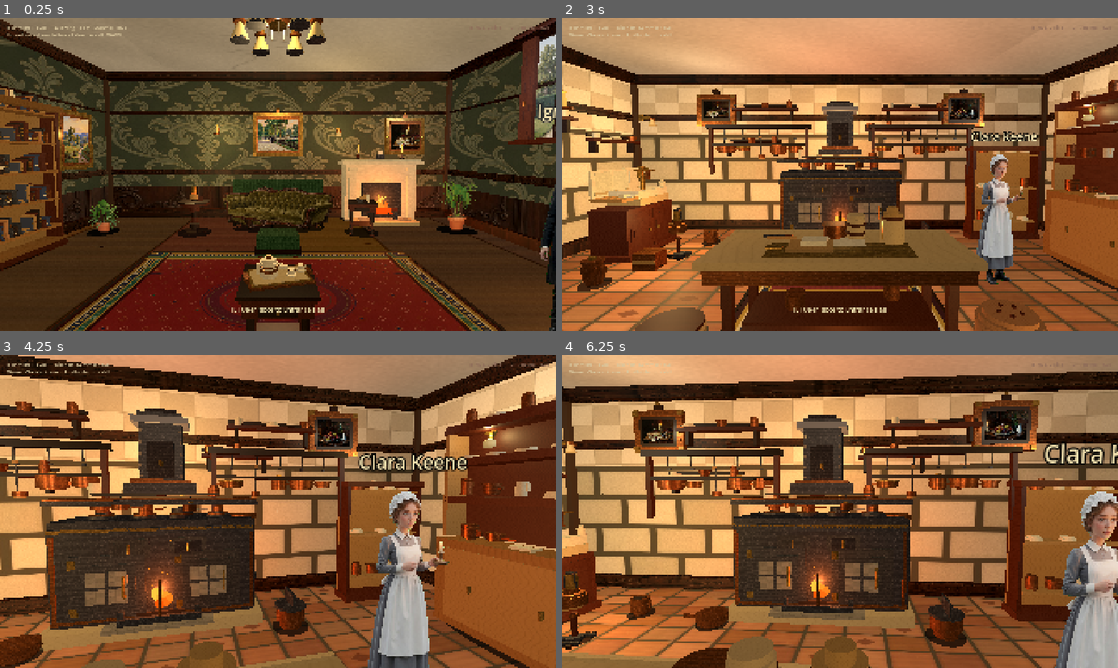
Above: before the commit, frames 1-4 (two rows, left to right).
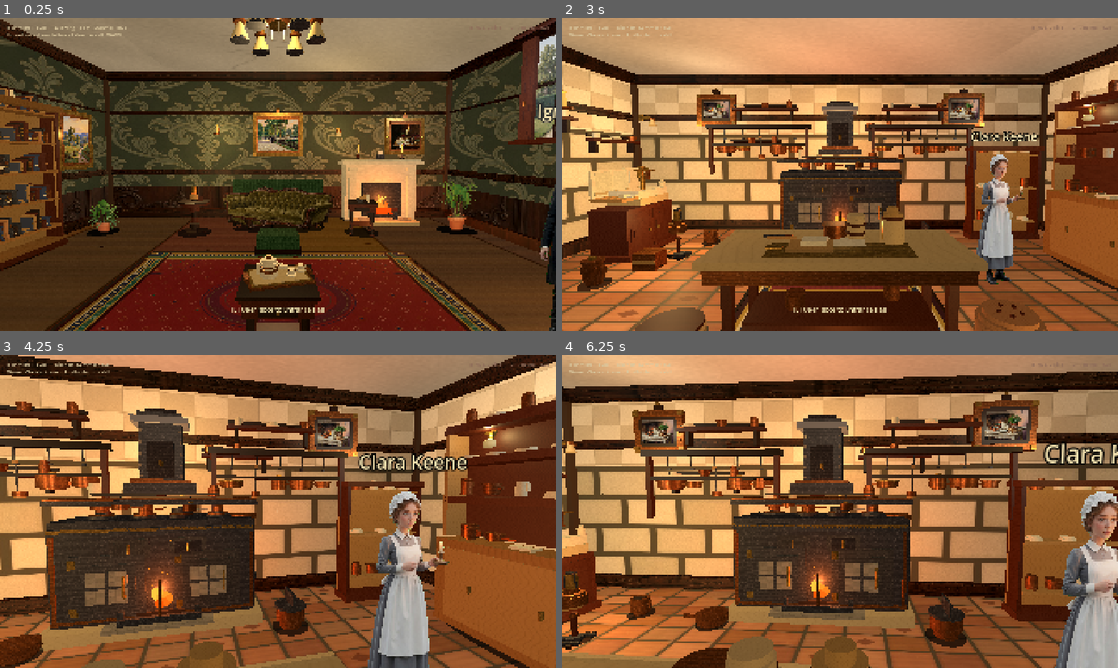
Above: after the commit, the same moments.

Repository: drakewing-eng/aetheric-engine
Game: Godot game, scene res://scenes/fps_main.tscn
The game is run twice, just before and just after one commit, with the same random seed, the same clock (stepped at 60 frames per second) and the same inputs.
Inputs (mouse positions are in pixels of both pictures, inside the frame that each line leads up to):
- Up to frame 1 (0.25 s): no input
- Up to frame 2 (3 s): tap Enter at 0.5 s; move the mouse to (867, 174) at 0.52 s; hold E (interact) 0.53-1.28 s; hold W (move_forward) from 0.53 s (still down); click (867, 174) at 0.67 s; move the mouse to (812, 174) at 1.27 s; tap E (interact) at 1.35, 2, 2.85 s; move the mouse to (851, 168) at 2.02 s; hold E (interact) 2.03-2.78 s; move the mouse to (834, 180) at 2.77 s; click (834, 180) at 2.92 s
- Up to frame 3 (4.25 s): keep holding W (move_forward); move the mouse to (316, 514) at 3.52 s; hold E (interact) from 3.53 s (still down)
- Up to frame 4 (6.25 s): move the mouse to (795, 508) at 4.27 s; release E (interact) at 4.28 s; tap E (interact) at 4.35, 5.85 s; move the mouse to (845, 511) at 5.02 s; hold E (interact) 5.03-5.78 s; click (845, 511) at 5.17 s; move the mouse to (817, 505) at 5.77 s; release W (move_forward) at 5.78 s; hold D (move_right) from 5.78 s (still down)

The runs differ from the first frame. In frame 2, 0.5% of the frame differs, in the area x 25-75%, y 26-33%; in frame 3, 0.4%; in frame 4, 1.0%, in the area x 14-84%, y 17-29%.

Commit message:
visual loop 133: painterly looking-glass plate + kitchen still-life oils

Diff:
--- a/aetheric-engine-godot/scripts/fps_props.gd
+++ b/aetheric-engine-godot/scripts/fps_props.gd
@@ -57,6 +57,7 @@
 const ART_STILL_LIFES := [
 	"res://assets/rooms/textures/art/still_life_fruit.jpg",
 	"res://assets/rooms/textures/art/still_life_dark.jpg",
+	"res://assets/rooms/textures/art/still_life_kitchen.jpg",
 ]
 const ART_BOTANICALS := [
 	"res://assets/rooms/textures/art/botanical_palm.jpg",
@@ -3600,8 +3601,8 @@
 	return root
 
 static func _make_mirror(feat: Dictionary) -> Node3D:
-	## Victorian looking-glass (loop 105): silvered mid-tone plate with room silhouette
-	## + sheen — never black void, never light-blue placeholder bars.
+	## Victorian looking-glass (loop 133): full painterly silvered plate (hall reflection),
+	## ornate gilt frame only — NO dark silhouette blocks over the plate.
 	var root := Node3D.new()
 	root.name = "Mirror"
 	var pos: Array = feat.get("pos", [0, 0, 0])
@@ -3610,45 +3611,43 @@
 	var w: float = float(feat.get("width", 1.05))
 	var h: float = float(feat.get("height", 1.45))
 	# Ornate gilt frame + dark liner
-	_add_box(root, Vector3(0, 0, 0.04), Vector3(w + 0.12, h + 0.12, 0.09), BRASS, true, 0.32)
-	_add_box(root, Vector3(0, 0, 0.07), Vector3(w + 0.04, h + 0.04, 0.04), BRASS.darkened(0.1), false, 0.35)
-	_add_box(root, Vector3(0, 0, 0.085), Vector3(w - 0.08, h - 0.08, 0.03), Color(0.18, 0.12, 0.08), false, 0.55)
-	# Inner gold bead
-	_add_box(root, Vector3(0, 0, 0.09), Vector3(w - 0.12, h - 0.12, 0.012), BRASS.lightened(0.08), false, 0.3)
+	_add_box(root, Vector3(0, 0, 0.04), Vector3(w + 0.14, h + 0.14, 0.1), BRASS, true, 0.32)
+	_add_box(root, Vector3(0, 0, 0.07), Vector3(w + 0.06, h + 0.06, 0.05), BRASS.darkened(0.12), false, 0.35)
+	_add_box(root, Vector3(0, 0, 0.085), Vector3(w - 0.06, h - 0.06, 0.03), Color(0.16, 0.1, 0.07), false, 0.55)
+	# Inner gold bead around aperture
+	_add_box(root, Vector3(0, 0, 0.095), Vector3(w - 0.1, h - 0.1, 0.012), BRASS.lightened(0.08), false, 0.3)
 	# Crest + corner bosses
-	_add_box(root, Vector3(0, h * 0.5 + 0.08, 0.06), Vector3(0.28, 0.14, 0.05), BRASS.lightened(0.1), false, 0.3)
-	_add_box(root, Vector3(0, h * 0.5 + 0.14, 0.06), Vector3(0.12, 0.07, 0.04), BRASS, false, 0.3)
+	_add_box(root, Vector3(0, h * 0.5 + 0.09, 0.06), Vector3(0.32, 0.15, 0.055), BRASS.lightened(0.1), false, 0.3)
+	_add_box(root, Vector3(0, h * 0.5 + 0.16, 0.06), Vector3(0.14, 0.08, 0.04), BRASS, false, 0.3)
+	_add_cylinder(root, Vector3(0, h * 0.5 + 0.2, 0.07), 0.04, 0.03, BRASS.lightened(0.12), false, 0.28, true)
 	for sx in [-1.0, 1.0]:
 		for sy in [-1.0, 1.0]:
-			_add_box(root, Vector3(sx * (w * 0.48), sy * (h * 0.48), 0.07), Vector3(0.09, 0.09, 0.04), BRASS.lightened(0.05), false, 0.3)
-	# Loop 128 silver plate — warm mid-tone + stronger sheen so it reads as looking-glass
+			_add_box(root, Vector3(sx * (w * 0.5), sy * (h * 0.5), 0.07), Vector3(0.1, 0.1, 0.045), BRASS.lightened(0.05), false, 0.3)
+	# Silvered plate — painterly interior reflection (loop 133)
 	var glass := MeshInstance3D.new()
 	var gm := QuadMesh.new()
-	gm.size = Vector2(w - 0.18, h - 0.18)
+	gm.size = Vector2(w - 0.16, h - 0.16)
 	glass.mesh = gm
 	var gmat := StandardMaterial3D.new()
 	var plate_tex := _load_tex("res://assets/rooms/textures/victorian/mirror_plate.jpg")
 	if plate_tex:
 		gmat.albedo_texture = plate_tex
-		gmat.albedo_color = Color(1.15, 1.12, 1.06)
+		gmat.albedo_color = Color(1.05, 1.04, 1.02)
 	else:
-		gmat.albedo_color = Color(0.62, 0.62, 0.58)
+		gmat.albedo_color = Color(0.55, 0.55, 0.52)
 	gmat.roughness = 1.0
 	gmat.shading_mode = BaseMaterial3D.SHADING_MODE_UNSHADED
 	gmat.cull_mode = BaseMaterial3D.CULL_DISABLED
 	glass.material_override = gmat
-	glass.position = Vector3(0, 0, 0.105)
+	glass.position = Vector3(0, 0, 0.108)
 	root.add_child(glass)
-	# Diagonal sheen strips + soft room-silhouette blocks (reads as reflection)
-	_add_unshaded_plate(root, Vector3(-w * 0.15, h * 0.1, 0.112), Vector3(0.045, h * 0.6, 0.003), Color(0.82, 0.8, 0.75))
-	_add_unshaded_plate(root, Vector3(w * 0.2, -h * 0.08, 0.112), Vector3(0.03, h * 0.4, 0.003), Color(0.72, 0.7, 0.65))
-	_add_unshaded_plate(root, Vector3(-w * 0.05, -h * 0.15, 0.113), Vector3(w * 0.25, h * 0.18, 0.002), Color(0.35, 0.32, 0.28))
-	_add_unshaded_plate(root, Vector3(w * 0.12, h * 0.05, 0.113), Vector3(w * 0.12, h * 0.35, 0.002), Color(0.42, 0.4, 0.36))
+	# Thin glass catch only (no silhouette blocks — plate already has reflection)
+	_add_unshaded_plate(root, Vector3(-w * 0.12, h * 0.12, 0.115), Vector3(0.028, h * 0.4, 0.002), Color(0.88, 0.86, 0.82))
 	var catch_l := OmniLight3D.new()
 	catch_l.light_color = Color(1.0, 0.95, 0.88)
-	catch_l.light_energy = 0.4
-	catch_l.omni_range = 2.0
-	catch_l.position = Vector3(0.12, 0.1, 0.4)
+	catch_l.light_energy = 0.35
+	catch_l.omni_range = 1.8
+	catch_l.position = Vector3(0.1, 0.08, 0.35)
 	root.add_child(catch_l)
 	return root
 
--- a/aetheric-engine-godot/scripts/fps_rooms.gd
+++ b/aetheric-engine-godot/scripts/fps_rooms.gd
@@ -874,10 +874,13 @@
 			{"kind": "door_frame", "pos": [0.0, 1.15, -3.85], "yaw": 0.0, "width": 1.55, "height": 2.35},
 			{"kind": "window", "pos": [4.35, 1.7, 0.5], "yaw": -90.0, "width": 1.1, "height": 1.5, "seed": 7, "view": "res://assets/rooms/textures/views/view_yard.jpg"},
 			{"kind": "window", "pos": [-4.35, 1.7, 0.5], "yaw": 90.0, "width": 1.0, "height": 1.4, "seed": 8, "view": "res://assets/rooms/textures/views/view_street.jpg"},
+			# Loop 133: kitchen still-life oils (copper/crocks) — not fruit/salon dark
 			{"kind": "painting", "pos": [-2.5, 2.55, 3.55], "yaw": 180.0, "width": 0.7, "height": 0.55,
-				"art": "still_life", "seed": 0, "frame": 3},
+				"art": "still_life", "seed": 2, "frame": 3,
+				"texture": "res://assets/rooms/textures/art/still_life_kitchen.jpg"},
 			{"kind": "painting", "pos": [2.5, 2.55, 3.55], "yaw": 180.0, "width": 0.65, "height": 0.5,
-				"art": "still_life", "seed": 1, "frame": 3},
+				"art": "still_life", "seed": 2, "frame": 3,
+				"texture": "res://assets/rooms/textures/art/still_life_kitchen.jpg"},
 			# Loop 90: south wall art flanks hall door (from_south empty plaster)
 			{"kind": "painting", "pos": [-2.4, 2.2, -3.75], "yaw": 0.0, "width": 0.65, "height": 0.5,
 				"art": "still_life", "seed": 2, "frame": 2},
Binary file added: aetheric-engine-godot/assets/rooms/textures/art/still_life_kitchen.jpg
Not shown, changed: aetheric-engine-godot/assets/rooms/textures/art/still_life_kitchen.jpg.import
Binary file changed: aetheric-engine-godot/assets/rooms/textures/victorian/mirror_plate.jpg
Not shown, changed: aetheric-engine-godot/assets/rooms/textures/views/view_garden.jpg.import
Not shown, changed: aetheric-engine-godot/assets/rooms/textures/views/view_garden2.jpg.import
Not shown, changed: aetheric-engine-godot/assets/rooms/textures/views/view_night.jpg.import
Not shown, changed: aetheric-engine-godot/assets/rooms/textures/views/view_street.jpg.import
Not shown, changed: aetheric-engine-godot/assets/rooms/textures/views/view_yard.jpg.import
Not shown, changed: SCRATCH/memory/CURRENT.md
